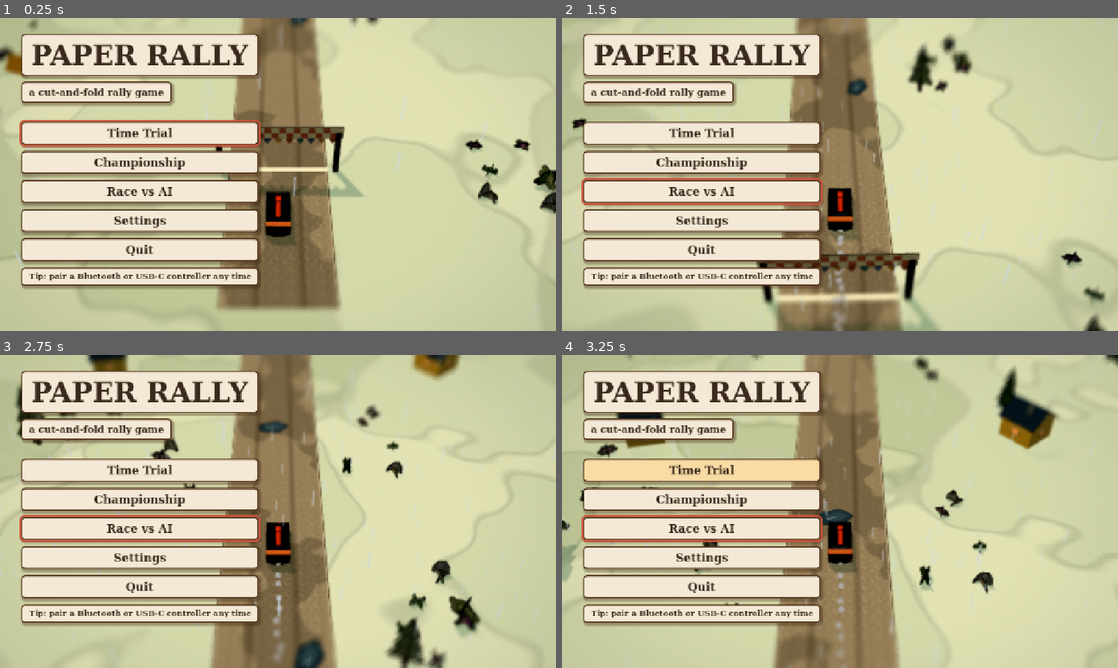
Above: before the commit, frames 1-4 (two rows, left to right).
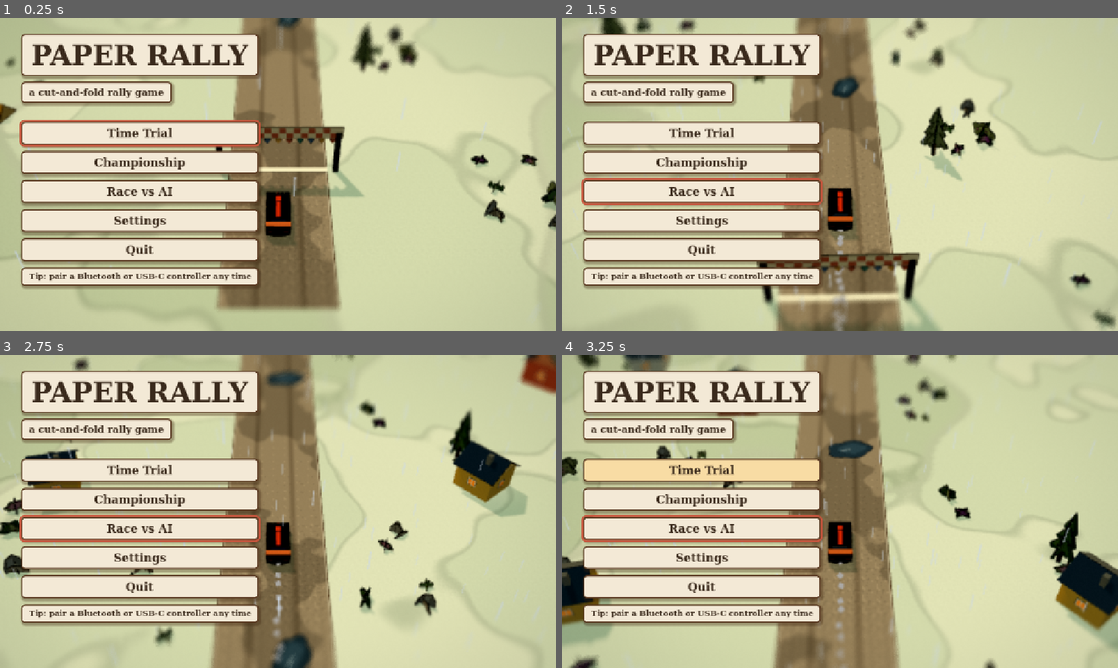
Above: after the commit, the same moments.

Repository: sparx1981/Rally
Game: Godot game, scene res://scenes/main.tscn
The game is run twice, just before and just after one commit, with the same random seed, the same clock (stepped at 60 frames per second) and the same inputs.
Inputs (mouse positions are in pixels of both pictures, inside the frame that each line leads up to):
- Up to frame 1 (0.25 s): no input
- Up to frame 2 (1.5 s): move the mouse to (962, 158) at 0.52 s; hold D (steer_right) 0.53-1.25 s; hold C (camera) 0.53-1.25 s; click (962, 158) at 0.67 s; drag from (728, 190) to (812, 237) at 1.27 s
- Up to frame 3 (2.75 s): move the mouse to (333, 442) at 2.02 s; hold D (steer_right) from 2.03 s (still down); tap Q at 2.1 s
- Up to frame 4 (3.25 s): release D (steer_right) at 2.75 s; drag from (812, 574) to (673, 464) at 2.77 s

The runs differ from the first frame. In frame 1, 3.1% of the frame differs, in the area x 0-100%, y 0-69%; in frame 2, 4.2%; in frame 3, 10%; in frame 4, 10%, in the area x 0-100%, y 0-100%.

Commit message:
Tune paper lighting, scenery density and medals; add screenshots
Co-Authored-By: Claude Opus 5.5 <noreply@anthropic.com>
Claude-Session: https://claude.ai/code/session_019LopR7CfQzTS2qzV1MAwgs

Diff:
--- a/scripts/data/catalog.gd
+++ b/scripts/data/catalog.gd
@@ -68,7 +68,7 @@
 				"wrap": 0.3, "grip": 0.49, "exposure": 0.86, "contrast": 1.08, "sat": 1.0, "tint": Vector3(1.0, 1.0, 1.02),
 				"vig": 0.08, "vig_col": Color("#283048"), "green_pull": 0.1, "glow": 0.0, "particles": "snow"},
 			"snow_dusk": {"label": "Snow", "kind": "snow", "key": Color("#ffb38a"), "key_e": 0.7, "elev": 28.0, "azim": 45.0,
-				"fill": Color("#6f63a8"), "fill_e": 0.3, "amb": Color("#a898d0"), "amb_e": 0.36, "leak": Color("#5e5c98"),
+				"fill": Color("#6f63a8"), "fill_e": 0.3, "amb": Color("#c6bfd9"), "amb_e": 0.34, "leak": Color("#5e5c98"),
 				"wrap": 0.36, "grip": 0.55, "exposure": 0.95, "contrast": 1.06, "sat": 0.98, "tint": Vector3(1.01, 0.98, 1.01),
 				"vig": 0.14, "vig_col": Color("#1a1430"), "green_pull": 0.1, "glow": 1.1, "particles": "snow"},
 		}
--- a/scripts/main.gd
+++ b/scripts/main.gd
@@ -389,20 +389,20 @@
 		var env := Environment.new()
 		env.background_mode = Environment.BG_CLEAR_COLOR
 		env.ambient_light_source = Environment.AMBIENT_SOURCE_COLOR
-		env.ambient_light_color = Color("#fff0da")
-		env.ambient_light_energy = 0.3
+		env.ambient_light_color = Color("#f4eee4")
+		env.ambient_light_energy = 0.22
 		var we := WorldEnvironment.new()
 		we.environment = env
 		vp.add_child(we)
 		var key := DirectionalLight3D.new()
-		key.light_color = Color("#ffdcb2")
-		key.light_energy = 0.75
+		key.light_color = Color("#fbeedd")
+		key.light_energy = 0.5
 		key.rotation = Vector3(deg_to_rad(-50), deg_to_rad(35), 0)
 		key.shadow_enabled = true
 		vp.add_child(key)
 		var fill := DirectionalLight3D.new()
 		fill.light_color = Color("#f2dcc2")
-		fill.light_energy = 0.35
+		fill.light_energy = 0.3
 		fill.rotation = Vector3(deg_to_rad(-30), 0, 0)
 		vp.add_child(fill)
 		var cam := Camera3D.new()
@@ -879,6 +879,8 @@
 
 func _run_bench() -> void:
 	# Headless logic check: every stage, autopilot to the finish, in each mode.
+	_shot["autopilot"] = true
+	Engine.max_fps = 0
 	for si in Catalog.stages().size():
 		for m in [Game.Mode.TIME_TRIAL, Game.Mode.RACE]:
 			Game.mode = m
--- a/scripts/race/race.gd
+++ b/scripts/race/race.gd
@@ -83,7 +83,7 @@
 	var st: Dictionary = player.stats
 	var mu := Car.BASE_MU * float(st["grip"]) * stage.grip()
 	var ideal := tr.ideal_time(mu * 0.95, Car.BRAKE * stage.grip() * 0.85, Car.BASE_ACC * float(st["accel"]) * 0.75, player.top_speed())
-	medals = [ideal * 1.12, ideal * 1.24, ideal * 1.38]
+	medals = [ideal * 1.15, ideal * 1.3, ideal * 1.48]
 	if attract:
 		for c in cars:
 			c.frozen = false
--- a/scripts/ui/hud.gd
+++ b/scripts/ui/hud.gd
@@ -167,7 +167,7 @@
 		var r := Rect2(Vector2.ZERO, size)
 		var sb := PaperTheme.box(PaperTheme.CREAM, PaperTheme.EDGE, 3, 10, 6)
 		draw_style_box(sb, r)
-		var c := Vector2(r.size.x * 0.3, r.size.y * 0.45)
+		var c := Vector2(r.size.x * 0.25, r.size.y * 0.45)
 		var col := PaperTheme.ACCENT if sev <= 2 else PaperTheme.INK
 		# Arrow: a chunky bent shape pointing left or right.
 		var d := dir
@@ -180,7 +180,7 @@
 		var txt := "HP" if hairpin else str(sev)
 		var fs := 40 if hairpin else 48
 		var ts := font.get_string_size(txt, HORIZONTAL_ALIGNMENT_LEFT, -1, fs)
-		draw_string(font, Vector2(r.size.x * 0.7 - ts.x * 0.5, r.size.y * 0.45 + fs * 0.35), txt, HORIZONTAL_ALIGNMENT_LEFT, -1, fs, col)
+		draw_string(font, Vector2(r.size.x * 0.73 - ts.x * 0.5, r.size.y * 0.45 + fs * 0.35), txt, HORIZONTAL_ALIGNMENT_LEFT, -1, fs, col)
 		var dt := "%dm" % int(dist)
 		draw_string(font, Vector2(r.size.x * 0.5 - 22, r.size.y - 8), dt, HORIZONTAL_ALIGNMENT_LEFT, -1, 18, PaperTheme.INK)
 
--- a/scripts/world/scenery.gd
+++ b/scripts/world/scenery.gd
@@ -72,7 +72,7 @@
 	var pool := _weighted_kinds()
 	var w := track.width
 	var big := ["house", "barn", "cabin", "mesa", "tent"]
-	var spacing := 7.5 / clampf(density, 0.2, 1.0)
+	var spacing := 5.5 / clampf(density, 0.2, 1.0)
 	var s := 4.0
 	while s < track.length - 4.0:
 		for side in [-1.0, 1.0]:
--- a/scripts/world/stage.gd
+++ b/scripts/world/stage.gd
@@ -139,13 +139,13 @@
 	env.background_color = def["pal"]["ground"]
 	env.ambient_light_source = Environment.AMBIENT_SOURCE_COLOR
 	env.ambient_light_color = wx["amb"]
-	env.ambient_light_energy = float(wx["amb_e"]) * 0.85
+	env.ambient_light_energy = float(wx["amb_e"]) * 0.95
 	env.tonemap_mode = Environment.TONE_MAPPER_LINEAR
 	we.environment = env
 	add_child(we)
 	key_light = DirectionalLight3D.new()
 	key_light.light_color = wx["key"]
-	key_light.light_energy = float(wx["key_e"]) * 0.68
+	key_light.light_energy = float(wx["key_e"]) * 0.6
 	var el := deg_to_rad(float(wx["elev"]))
 	var az := deg_to_rad(float(wx["azim"]))
 	var sun := Vector3(cos(el) * sin(az), sin(el), cos(el) * cos(az))
@@ -159,7 +159,7 @@
 	add_child(key_light)
 	fill_light = DirectionalLight3D.new()
 	fill_light.light_color = wx["fill"]
-	fill_light.light_energy = float(wx["fill_e"]) * 1.35
+	fill_light.light_energy = float(wx["fill_e"]) * 1.7
 	fill_light.shadow_enabled = false
 	add_child(fill_light)
 
Binary file added: docs/screenshots/cars.png
Not shown, added: docs/screenshots/cars.png.import
Binary file added: docs/screenshots/race_dry.png
Not shown, added: docs/screenshots/race_dry.png.import
Binary file added: docs/screenshots/race_harbour.png
Not shown, added: docs/screenshots/race_harbour.png.import
Binary file added: docs/screenshots/race_moor.png
Not shown, added: docs/screenshots/race_moor.png.import
Binary file added: docs/screenshots/race_snow.png
Not shown, added: docs/screenshots/race_snow.png.import
Binary file added: docs/screenshots/race_taiga.png
Not shown, added: docs/screenshots/race_taiga.png.import
(and 4 more such lines)
